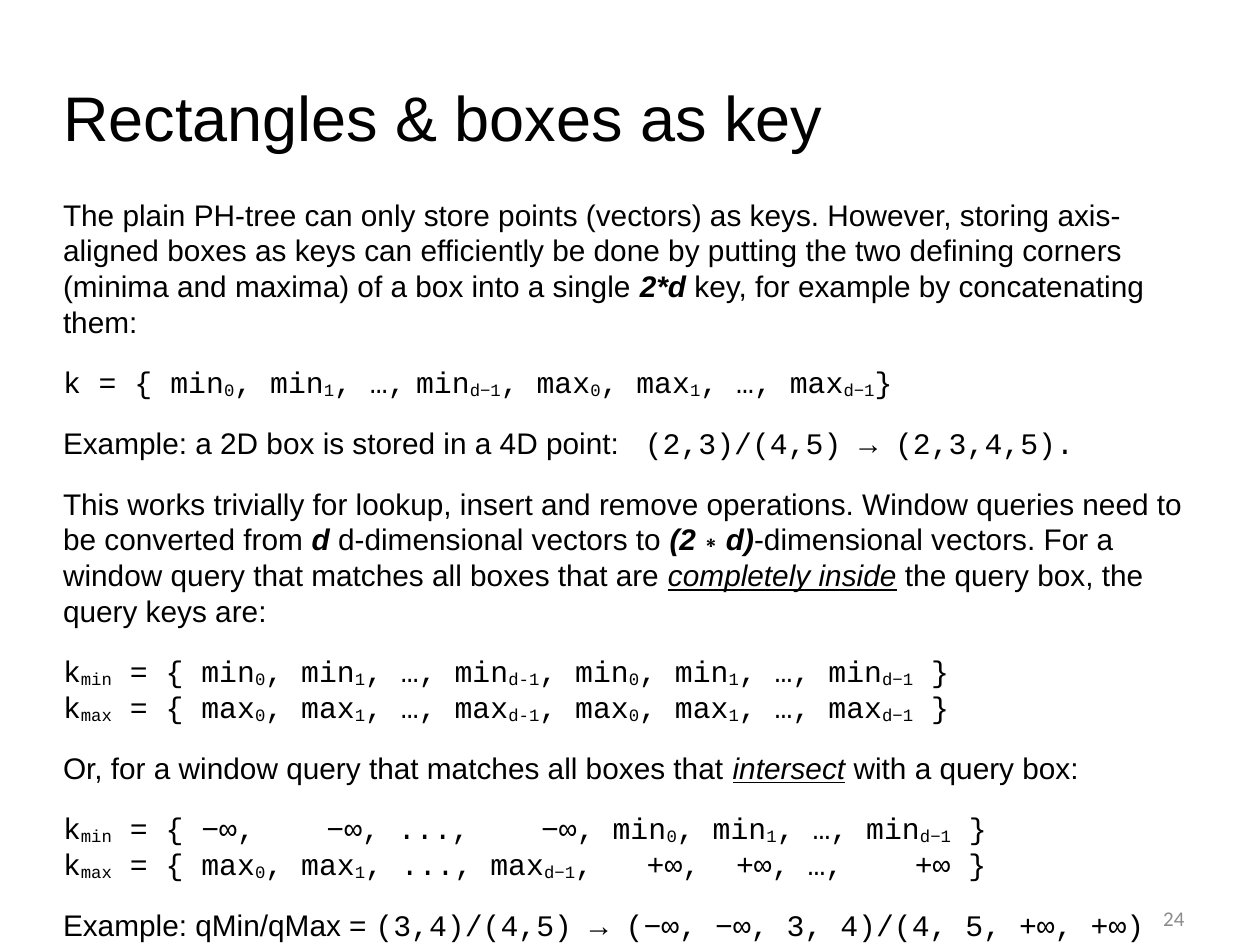
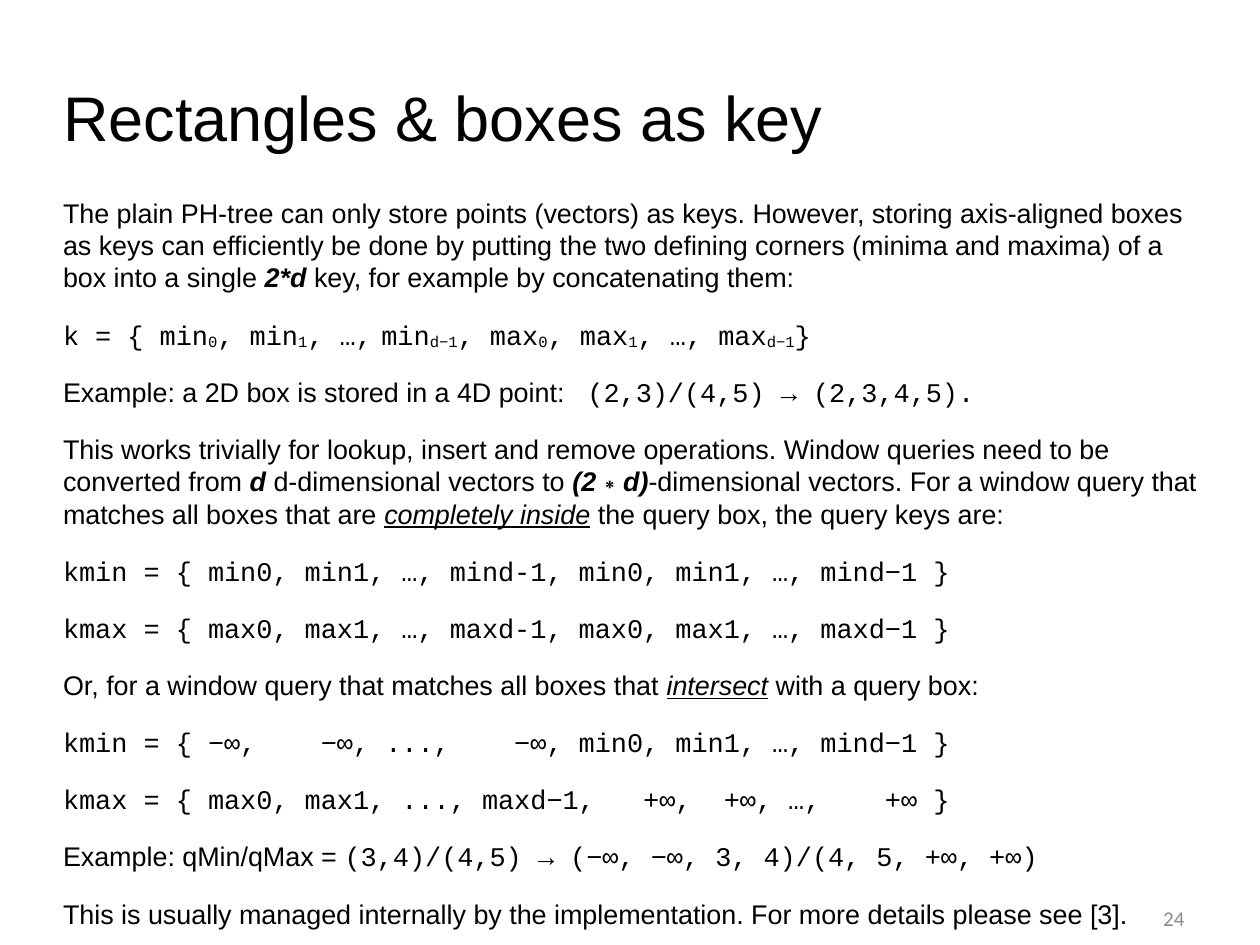
Before and after one commit to tzaeschke/phtree-site, a slide deck: slide 24 of originals/PH-tree-presentation-2018.odp. Drawn at 1260x945 pixels with LibreOffice and Linux fonts; fonts in the diff are those of the drawing. Boxes give left, top, right and bottom in pixels: in the first picture for what was removed or moved away, otherwise in the second. Text is boxed around its words. In the diff, an @@ line names an element or a change of style, - is before the commit and + after.

```diff
--- a/originals/PH-tree-presentation-2018.odp
+++ b/originals/PH-tree-presentation-2018.odp
@@ text at [63, 203, 1197, 929]: size 17.1 to 15.4 pt in "The plain PH-tree can only store points ...", "k = { min0, min1, …, mind−1, ...", "Example: a 2D box is stored in ...", "This works trivially for lookup, insert and ..." and 3 more places @@
@@ text at [63, 562, 917, 643]: text changed; size 17.1 to 15.4 pt @@
-kmin = { min0, min1, …, mind-1, min0, min1, …, mind−1 }
-kmax = { max0, max1, …, maxd-1, max0, max1, …, maxd−1 }
+kmin = { min0, min1, …, mind-1, min0, min1, …, mind−1 }
+kmax = { max0, max1, …, maxd-1, max0, max1, …, maxd−1 }
@@ text at [63, 733, 917, 814]: text changed; size 17.1 to 15.4 pt @@
-kmin = { −∞, −∞, ..., −∞, min0, min1, …, mind−1 }
-kmax = { max0, max1, ..., maxd−1, +∞, +∞, …, +∞ }
+kmin = { −∞, −∞, ..., −∞, min0, min1, …, mind−1 }
+kmax = { max0, max1, ..., maxd−1, +∞, +∞, …, +∞ }
```
Also in this commit, not shown: 3 other slides changed, 1 other file.
